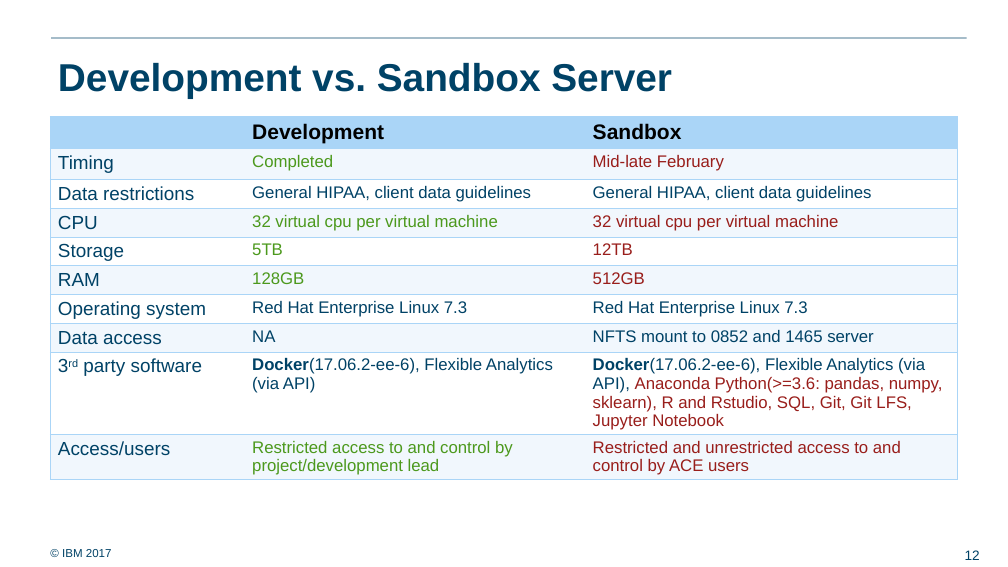
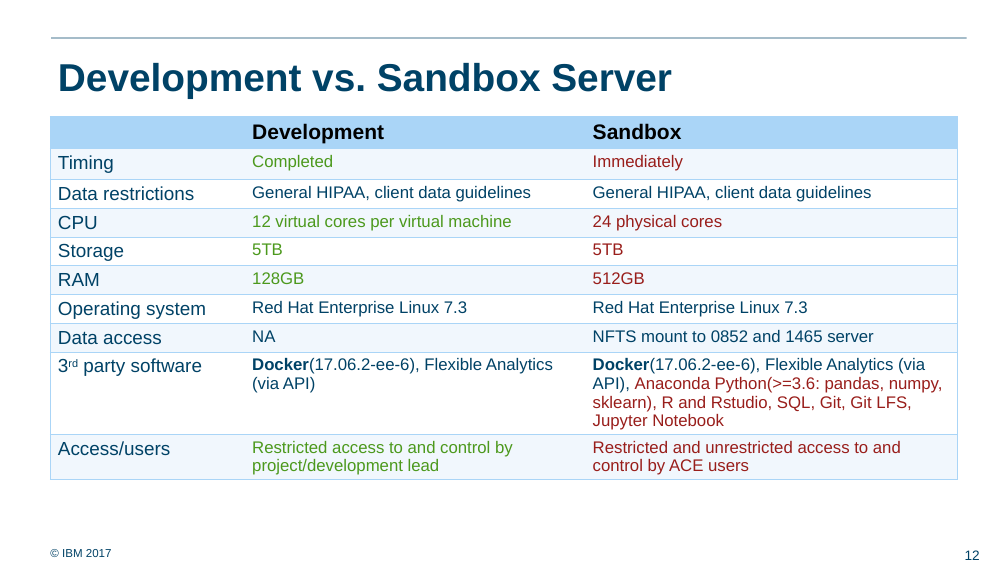
Before and after one commit to ralf0615/Analytics_project_backlog, a slide deck: slide 12 of Analytics_server_setup_v3.pptx. Drawn at 1008x567 pixels with LibreOffice and Linux fonts; fonts in the diff are those of the drawing; background and template pictures are left out. Boxes give left, top, right and bottom in pixels: in the first picture for what was removed or moved away, otherwise in the second. Text is boxed around its words. In the diff, an @@ line names an element or a change of style, - is before the commit and + after.

```diff
--- a/Analytics_server_setup_v3.pptx
+++ b/Analytics_server_setup_v3.pptx
@@ table at [51,117,959,499] @@
-row 2, column 3: Mid-late February
+row 2, column 3: Immediately
-row 4, column 2: 32 virtual cpu per virtual machine
+row 4, column 2: 12 virtual cores per virtual machine
-row 4, column 3: 32 virtual cpu per virtual machine
+row 4, column 3: 24 physical cores
-row 5, column 3: 12TB
+row 5, column 3: 5TB
```
Also in this commit, not shown: 10 other slides changed, 5 other files.
